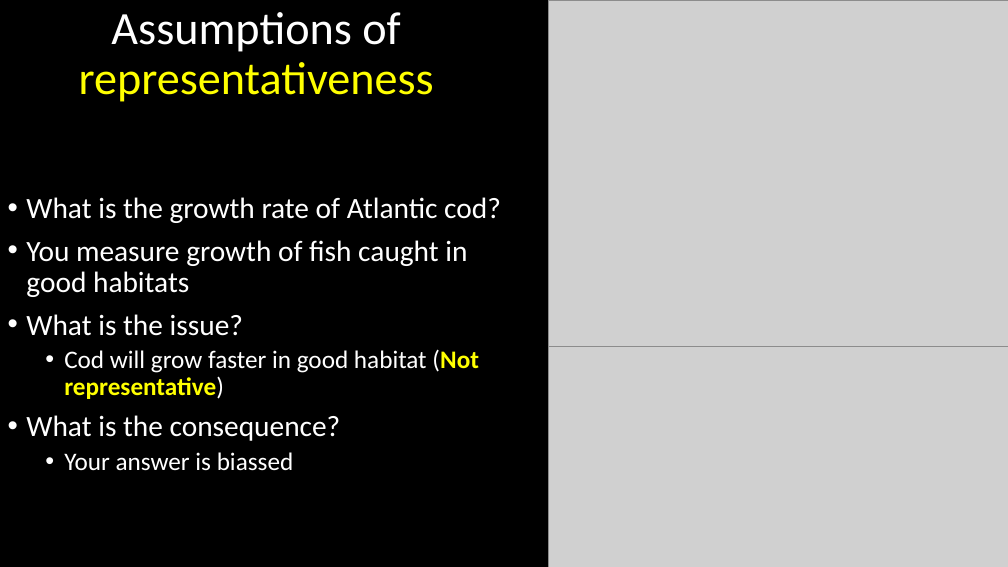
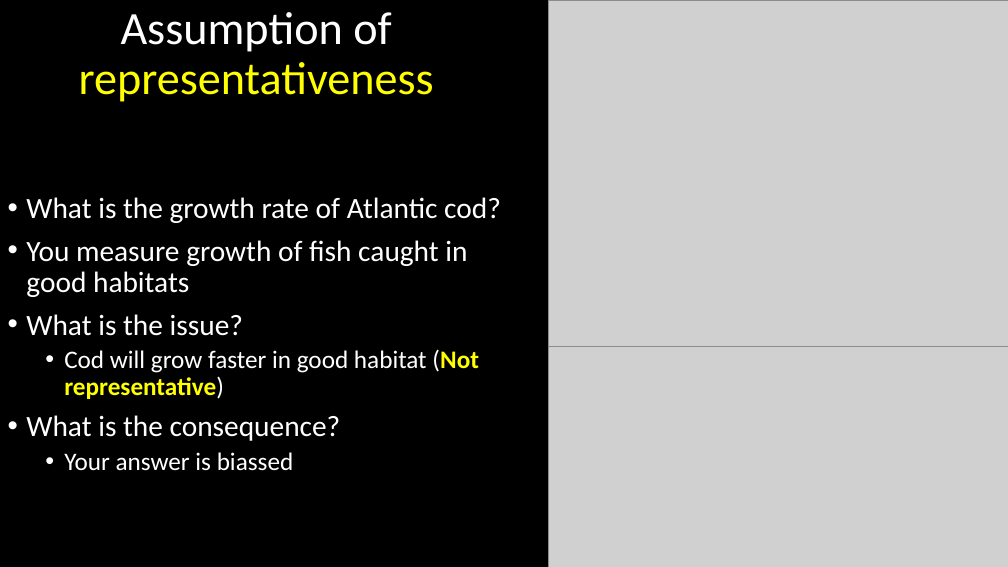
Before and after one commit to DeonRoos/stats-for-biologists, a slide deck: slide 25 of Lectures/BI3010 Lecture 1.5 Introduction to linear models_V2025.pptx. Drawn at 1008x567 pixels with LibreOffice and Linux fonts; fonts in the diff are those of the drawing; grey boxes stand for pictures. Boxes give left, top, right and bottom in pixels: in the first picture for what was removed or moved away, otherwise in the second. Text is boxed around its words. In the diff, an @@ line names an element or a change of style, - is before the commit and + after.

```diff
--- a/Lectures/BI3010 Lecture 1.5 Introduction to linear models_V2025.pptx
+++ b/Lectures/BI3010 Lecture 1.5 Introduction to linear models_V2025.pptx
@@ title at (x1=79, y1=12, x2=434, y2=102): text changed @@
-Assumptions of representativeness
+Assumption of representativeness
```
Also in this commit, not shown: 3 other slides changed, 1 other file.
